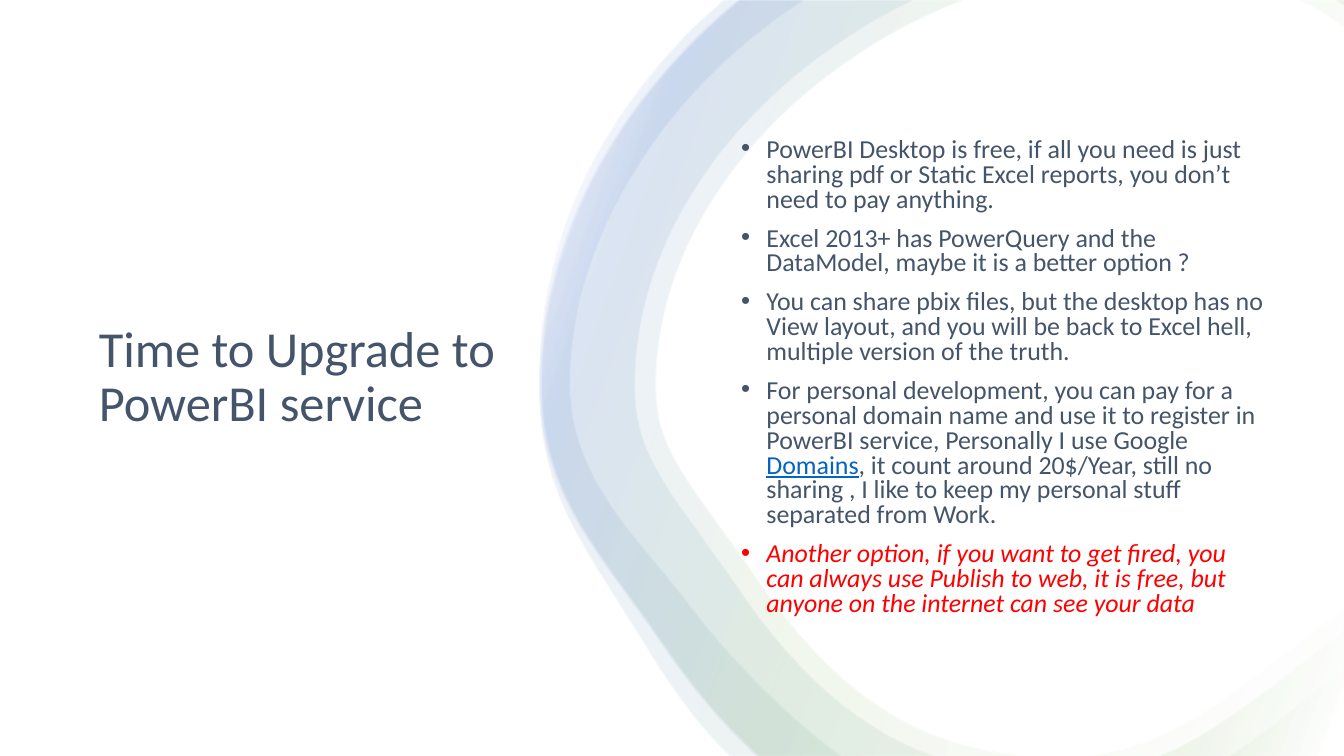
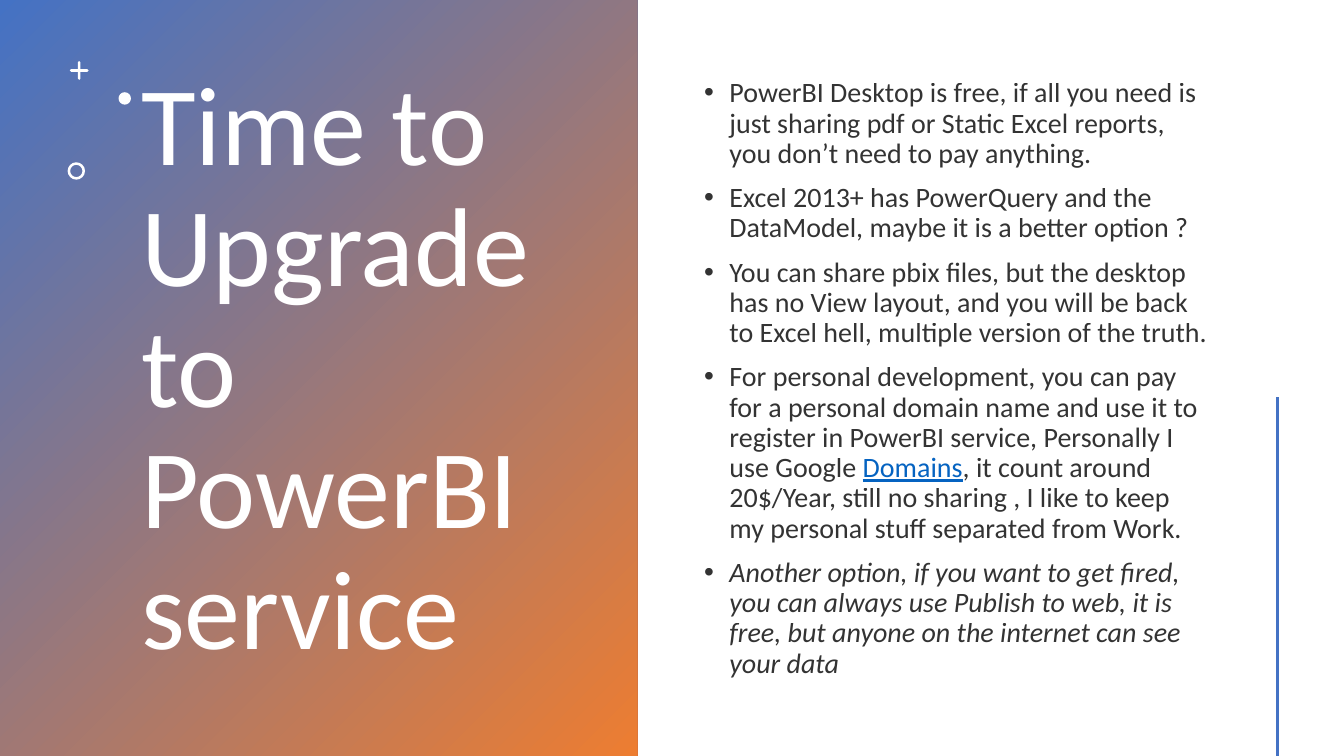
Before and after one commit to djouallah/projectcontrolpresentation, a slide deck: slide 7 of PowerBI as an integration tool in Project Controls.pptx. Drawn at 1344x756 pixels with LibreOffice and Linux fonts; fonts in the diff are those of the drawing. Boxes give left, top, right and bottom in pixels: in the first picture for what was removed or moved away, otherwise in the second. Text is boxed around its words. In the diff, an @@ line names an element or a change of style, - is before the commit and + after.

```diff
--- a/PowerBI as an integration tool in Project Controls.pptx
+++ b/PowerBI as an integration tool in Project Controls.pptx
@@ rectangle removed at [0, 0, 1344, 756] @@
@@ rectangle added at [0, 0, 637, 756], fill gradient #4472C4 to #ED7D31 @@
@@ freeform shape removed at [540, 1, 1344, 756] @@
@@ freeform shape removed at [540, 1, 1344, 756] @@
@@ freeform shape removed at [542, 1, 1344, 756] @@
@@ title "Time to Upgrade to PowerBI ...": place and size @@
-title "Time to Upgrade to PowerBI ..." at [99, 332, 495, 422]
+title "Time to Upgrade to PowerBI ..." at [141, 88, 529, 650]
@@ title "Time to Upgrade to PowerBI ..." at [141, 88, 529, 650]: size 36 to 80 pt, text colour #44546A to #FFFFFF @@
@@ text "PowerBI Desktop is free, if ...": place and size @@
-text "PowerBI Desktop is free, if ..." at [766, 140, 1263, 617]
+text "PowerBI Desktop is free, if ..." at [729, 83, 1207, 678]
@@ text "PowerBI Desktop is free, if ..." at [729, 83, 1207, 678]: size 18.5 to 20 pt; text colour #44546A to #000000 at 80% opacity in "PowerBI Desktop is free, if all you ...", "Excel 2013+ has PowerQuery and the DataModel, ...", "You can share pbix files, but the ...", "For personal development, you can pay for ..."; text colour #FF0000 to #000000 at 80% opacity in "Another option, if you want to get ..."; line spacing 0.8 to 0.9 @@
@@ freeform shape added at [70, 62, 89, 81], fill #FFFFFF @@
@@ freeform shape added at [119, 93, 131, 105], fill #FFFFFF @@
@@ freeform shape added at [68, 162, 85, 179], fill #FFFFFF @@
@@ line added from (1277, 398) to (1277, 755), #ED7D31 2 pt @@
```
Also in this commit, not shown: 6 other slides changed, 1 slide removed, 2 other files.
